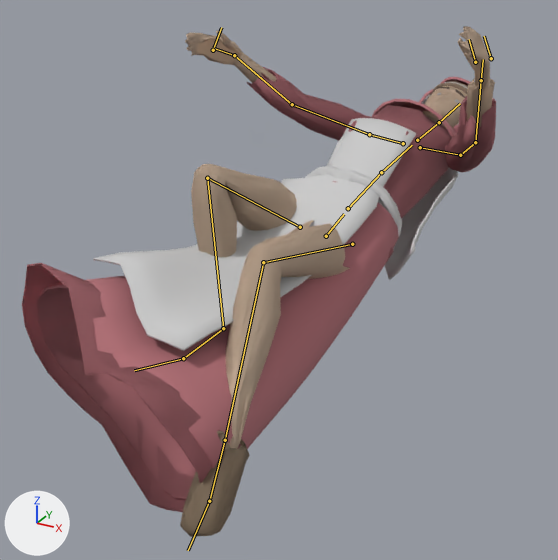
One commit to the glTF model assets/person_female.glb: the scene before it, then after it.
One viewpoint serves both versions: a camera (50 mm lens) standing at (0.845, -1.27, 1.003) and looking at (-0.064, 0.384, 0.176). Arrows for +X, +Y and +Z are at lower left; the lights stay in place. The first picture is the older version. Both versions are drawn at frame 20 of the action 'death'; the numbers are the values there. The bones that bend it are drawn over the model as lines.

Names of what the first picture shows: 'arch_crone', 'arch_maid', 'arch_woman', 'coif', 'hair_bun', 'hair_long', 'hood'.
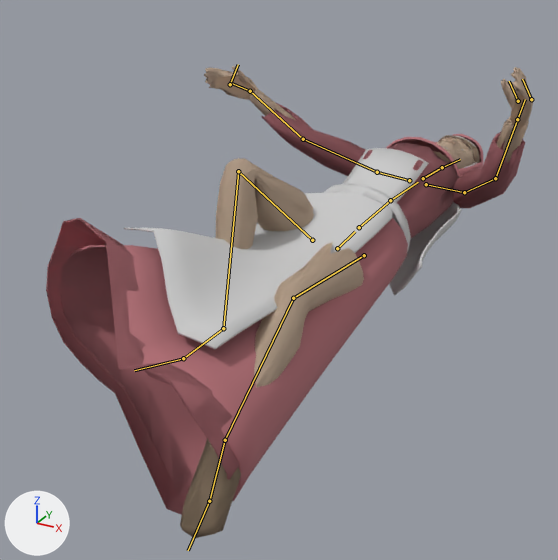
Boxes (x1, y1, x2, y2) around the edits, measured in the pictures (558 x 560 px):
'arch_maid', posed (8% shorter)
    before: (22, 26, 496, 537)
    after: (46, 66, 533, 538)
'arch_crone', posed (9% shorter)
    before: (38, 64, 475, 500)
    after: (60, 104, 514, 501)
'hood', posed
    before: (372, 77, 470, 137)
    after: (386, 134, 483, 178)
'hair_long', posed (mostly hidden)
    before: (427, 81, 468, 99)
    after: (438, 135, 479, 163)
'arch_woman', posed
    before: (228, 199, 398, 336)
    after: (392, 158, 497, 225)
'hair_bun', posed (mostly hidden)
    before: (429, 85, 467, 97)
    after: (443, 138, 476, 164)
'coif', posed (not visible afterwards)
    before: (422, 82, 468, 125)
bone 'hips', root to tip
    before: (326, 236) to (344, 214)
    after: (337, 248) to (355, 231)
bone 'head', root to tip
    before: (439, 122) to (460, 103)
    after: (442, 167) to (460, 159)
bone 'upperarm.L', root to tip
    before: (460, 155) to (475, 142)
    after: (464, 192) to (495, 178)
bone 'upperarm.R', root to tip
    before: (369, 134) to (292, 104)
    after: (377, 172) to (303, 139)
bone 'thigh.L', root to tip
    before: (352, 244) to (263, 262)
    after: (364, 255) to (293, 298)
bone 'shin.L', root to tip
    before: (263, 262) to (225, 440)
    after: (293, 298) to (225, 440)
bone 'thigh.R', root to tip
    before: (300, 227) to (207, 178)
    after: (312, 240) to (238, 171)
bone 'shin.R', root to tip
    before: (207, 178) to (223, 328)
    after: (238, 171) to (223, 328)

What the commit changed:
Bone 'hips' (bone_hips) moves from (0.0, -0.644, -0.532) to (0.0, -0.708, -0.612).
Bone 'hips' (bone_hips) turns from (-60, -12, -2) to (-71, -11, -1) degrees about its own x, y and z.
Bone 'head' (bone_head) turns from (6, 11, 0) to (-2, 13, 0) degrees about its own x, y and z.
Bone 'upperarm.L' (bone_upperarm_l) turns from (-38, 0, -35) to (-32, 0, -41) degrees about its own x, y and z.
Bone 'upperarm.R' (bone_upperarm_r) turns from (-37, 0, 37) to (-29, 0, 45) degrees about its own x, y and z.
Bone 'thigh.L' (bone_thigh_l) turns from (-41, 13, -18) to (-23, 10, -15) degrees about its own x, y and z.
Bone 'shin.L' (bone_shin_l) turns from (51, 0, 0) to (24, 0, 0) degrees about its own x, y and z.
Bone 'foot.L' (bone_foot_l) turns from (55, -10, -23) to (72, 0, -20) degrees about its own x, y and z.
Bone 'thigh.R' (bone_thigh_r) turns from (-60, 3, -5) to (-58, 3, -5) degrees about its own x, y and z.
Bone 'shin.R' (bone_shin_r) turns from (120, 0, 0) to (113, 0, 0) degrees about its own x, y and z.
Bone 'foot.R' (bone_foot_r) turns from (2, 11, 26) to (17, 3, 30) degrees about its own x, y and z.
